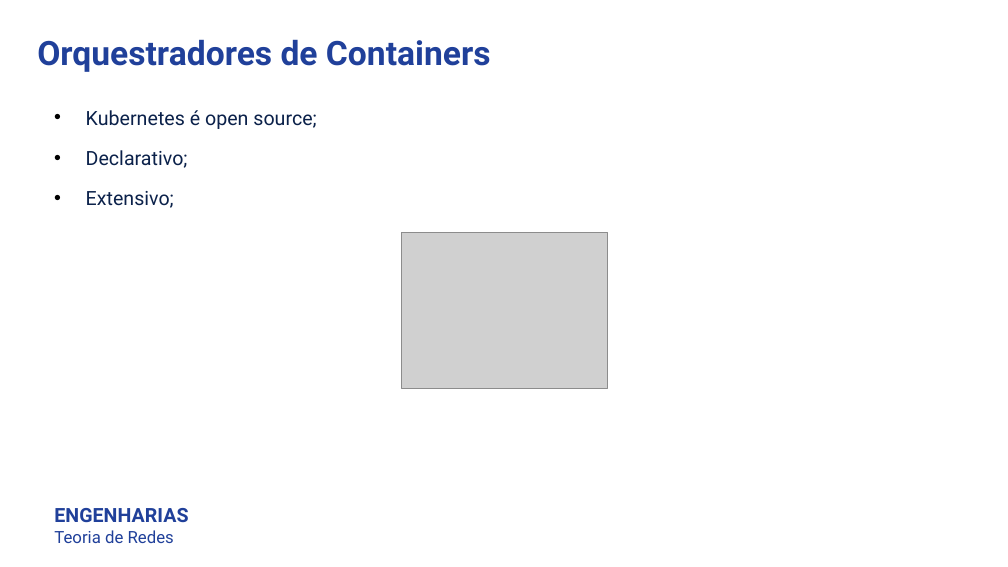
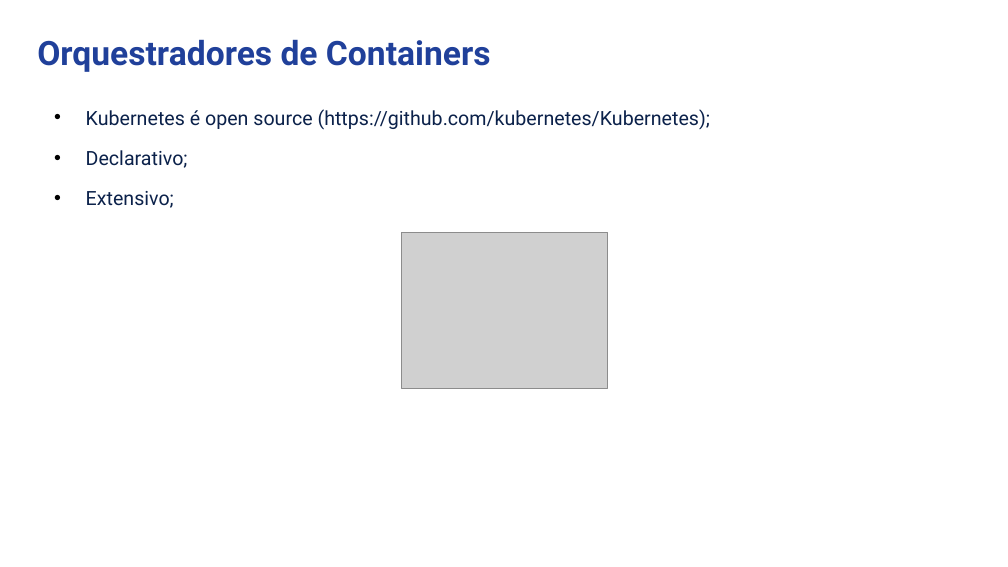
Before and after one commit to luisfelipe998/docker-kubernetes-arq-com-2, a slide deck: slide 24 of FelipeDrumm_FernandoCipriano_LuisFelipeBorsoi_GB.pptx (slide 27 before the commit). Drawn at 1008x567 pixels with LibreOffice and Linux fonts; fonts in the diff are those of the drawing; grey boxes stand for pictures. Boxes give left, top, right and bottom in pixels: in the first picture for what was removed or moved away, otherwise in the second. Text is boxed around its words. In the diff, an @@ line names an element or a change of style, - is before the commit and + after.

```diff
--- a/FelipeDrumm_FernandoCipriano_LuisFelipeBorsoi_GB.pptx
+++ b/FelipeDrumm_FernandoCipriano_LuisFelipeBorsoi_GB.pptx
@@ text at box(86, 109, 710, 130): text changed @@
-• Kubernetes é open source;
+• Kubernetes é open source (https://github.com/kubernetes/Kubernetes);
@@ text removed at box(54, 508, 188, 543) @@
-ENGENHARIAS
-Teoria de Redes
```
Also in this commit, not shown: 25 other slides changed, 5 slides added, 4 slides removed.
